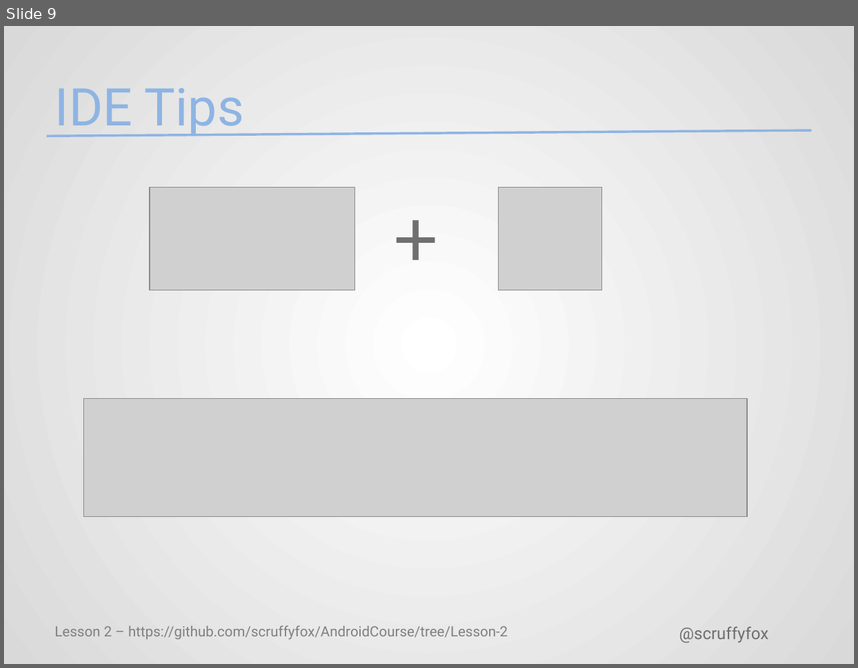
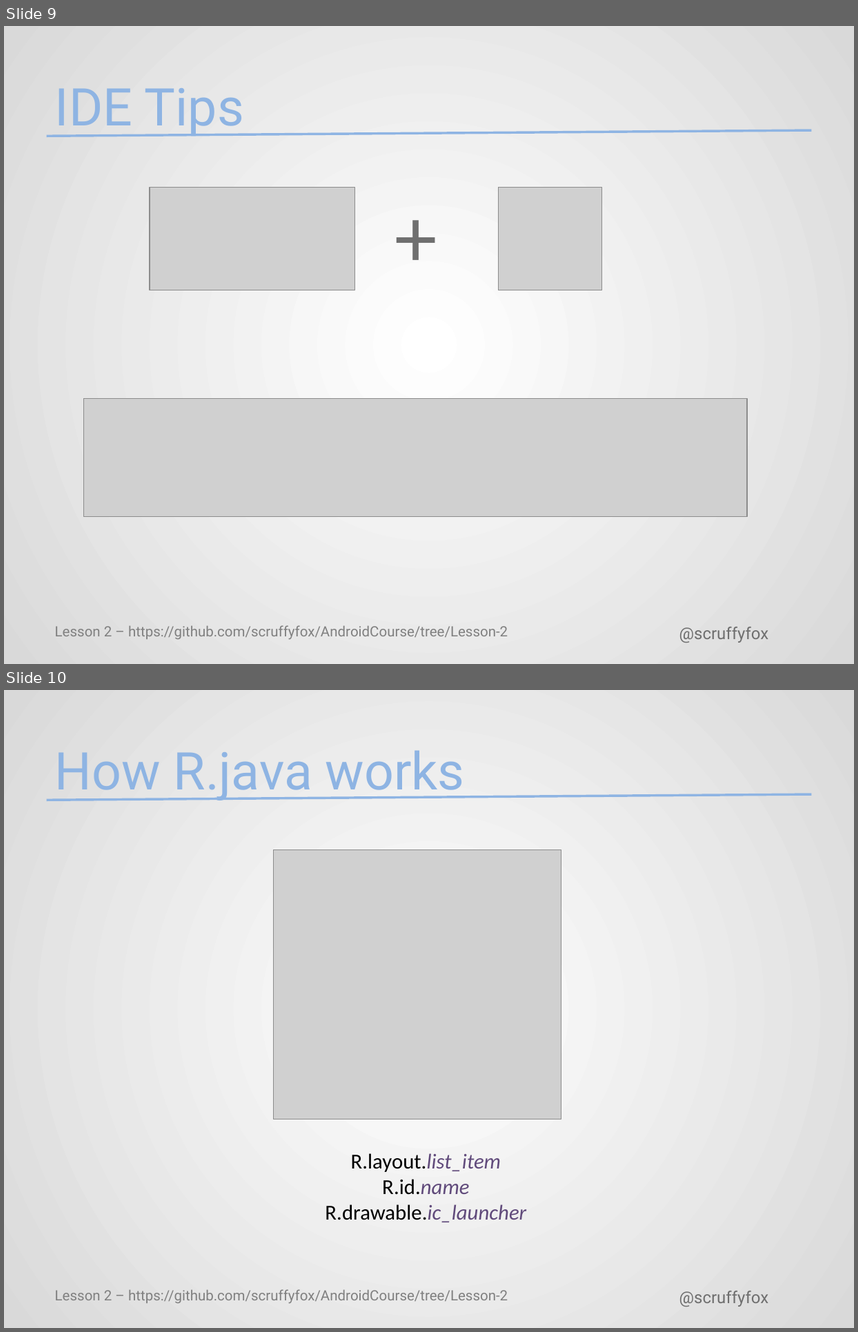
Before and after one commit to scruffyfox/AndroidCourse, a slide deck: pptx/Lesson2.pptx. Shown one above the other, each under a label of ours: slide 9 before the commit, slides 9 and 10 after it. The pictures are 858x668 and 858x1332 pixels, drawn with LibreOffice and Linux fonts; fonts in the diff are those of the drawing; grey boxes stand for pictures; background and template pictures are left out. Boxes give left, top, right and bottom in pixels: in the first picture for what was removed or moved away, otherwise in the second. Text is boxed around its words. In the diff, an @@ line names an element or a change of style, - is before the commit and + after.

```diff
--- a/pptx/Lesson2.pptx
+++ b/pptx/Lesson2.pptx
@@ slide 10 added at (4,690,854,1328), background gradient #FFFFFF to #D9D9D9; not listed: 3 template elements that a slide beside it also shows @@
@@ title added at (55,750,465,801), 44 pt, text #8EB4E3 @@
+How R.java works
@@ picture added at (274,850,562,1119) @@
@@ text added at (325,1153,526,1222), 18 pt, text #000000 @@
+R.layout.list_item
+R.id.name
+R.drawable.ic_launcher
```
Also in this commit, not shown: 8 other slides added, 1 slide removed.
